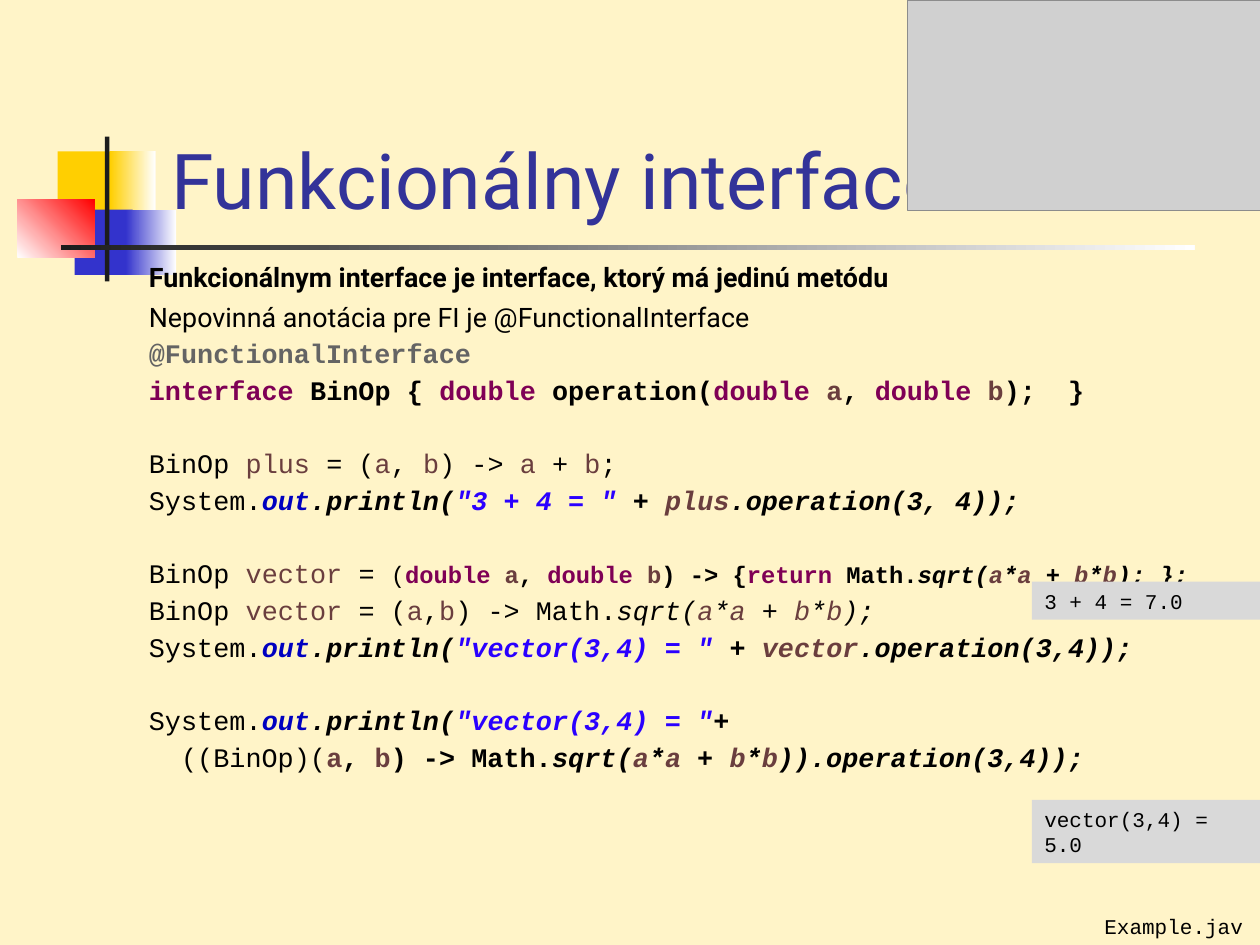
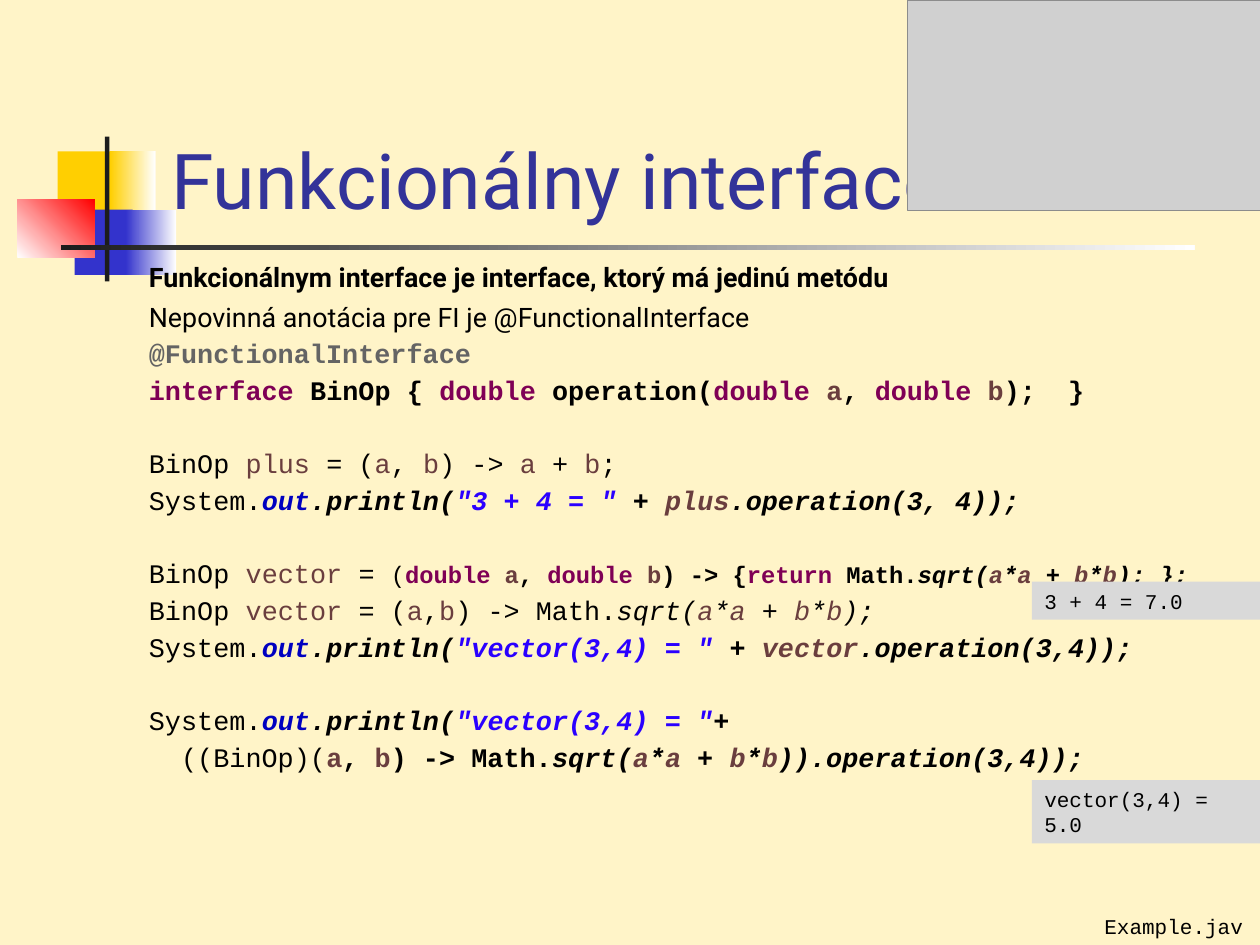
Before and after one commit to Programovanie4/Prednasky, a slide deck: slide 9 of 07/07_java.ppt (slide 5 before the commit). Drawn at 1260x945 pixels with LibreOffice and Linux fonts; fonts in the diff are those of the drawing; grey boxes stand for pictures. Boxes give left, top, right and bottom in pixels: in the first picture for what was removed or moved away, otherwise in the second. Text is boxed around its words. In the diff, an @@ line names an element or a change of style, - is before the commit and + after.

```diff
--- a/07/07_java.ppt
+++ b/07/07_java.ppt
@@ rectangle "vector(3,4) = 5.0": place and size @@
-rectangle "vector(3,4) = 5.0" at box(1032, 800, 1260, 863)
+rectangle "vector(3,4) = 5.0" at box(1032, 780, 1260, 843)
```
Also in this commit, not shown: 5 other slides changed, 4 slides added, 4 other files.
